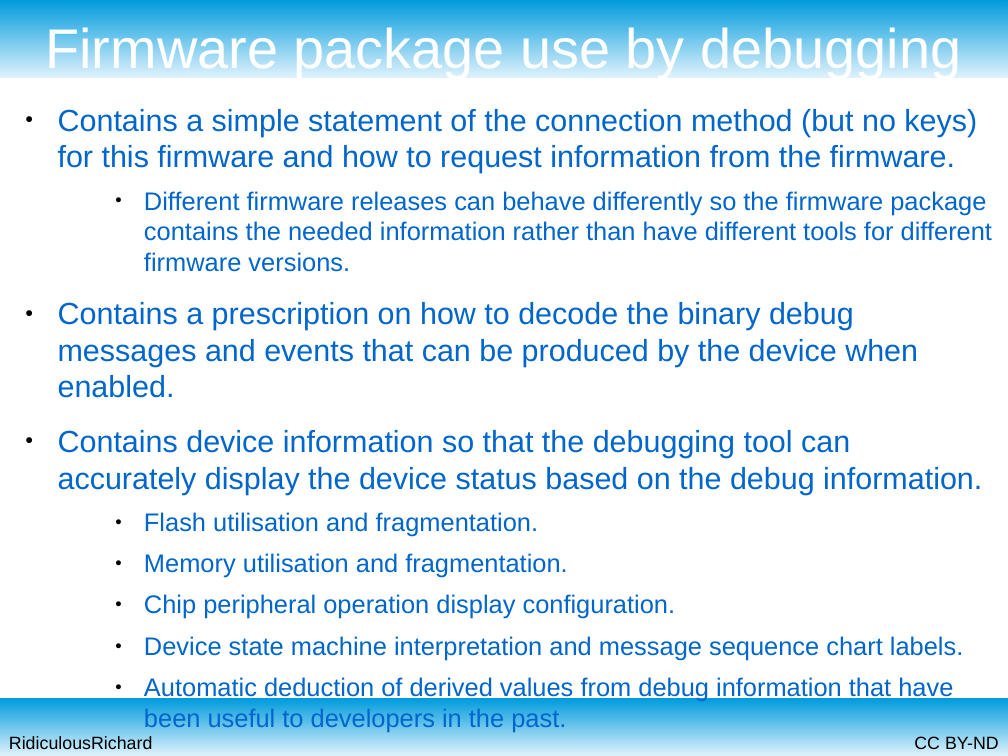
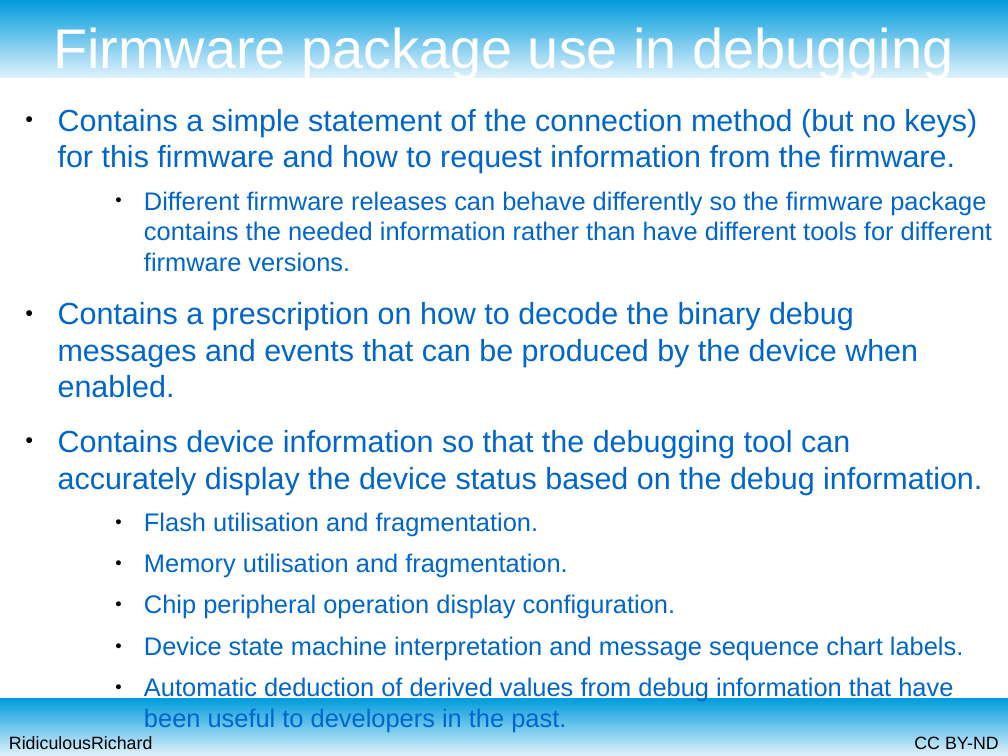
Before and after one commit to RidiculousRichard/presentations, a slide deck: slide 18 of 12 steps to firmware packages.odp (slide 14 before the commit). Drawn at 1008x756 pixels with LibreOffice and Linux fonts; fonts in the diff are those of the drawing. Boxes give left, top, right and bottom in pixels: in the first picture for what was removed or moved away, otherwise in the second. Text is boxed around its words. In the diff, an @@ line names an element or a change of style, - is before the commit and + after.

Commit message:
Expanded the 12 steps to firmware packages presentation

```diff
--- a/12 steps to firmware packages.odp
+++ b/12 steps to firmware packages.odp
@@ title at (53, 24, 953, 78): text changed @@
-Firmware package use by debugging
+Firmware package use in debugging
```
Also in this commit, not shown: 6 other slides changed, 5 slides added, 1 slide removed.
